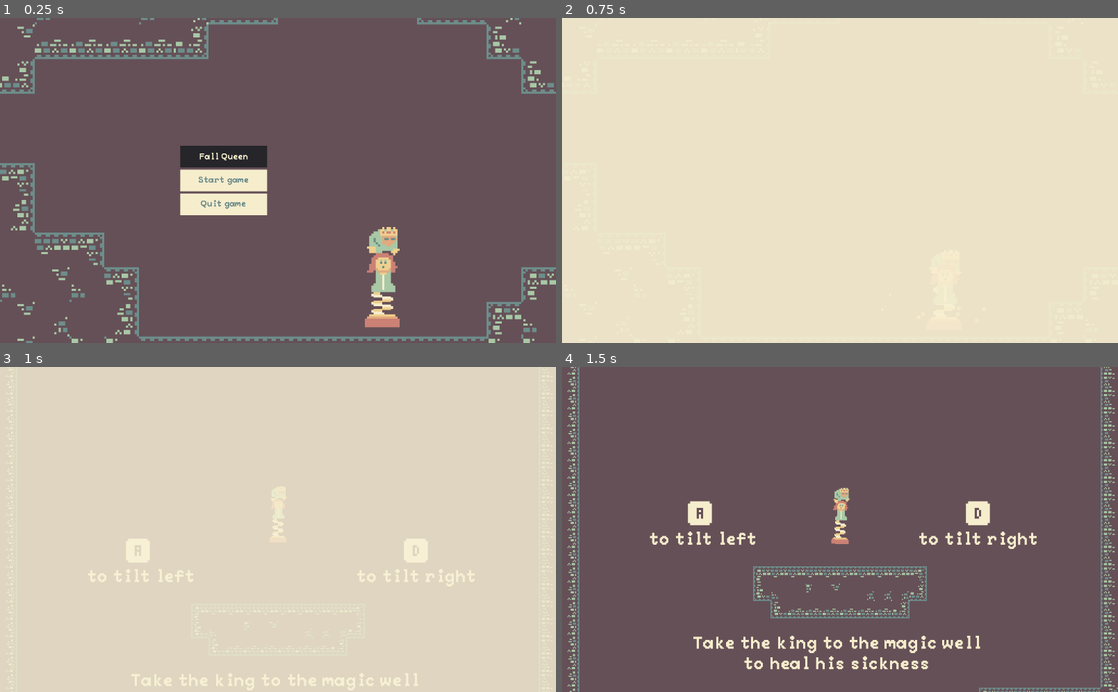
Above: before the commit, frames 1-4 (two rows, left to right).
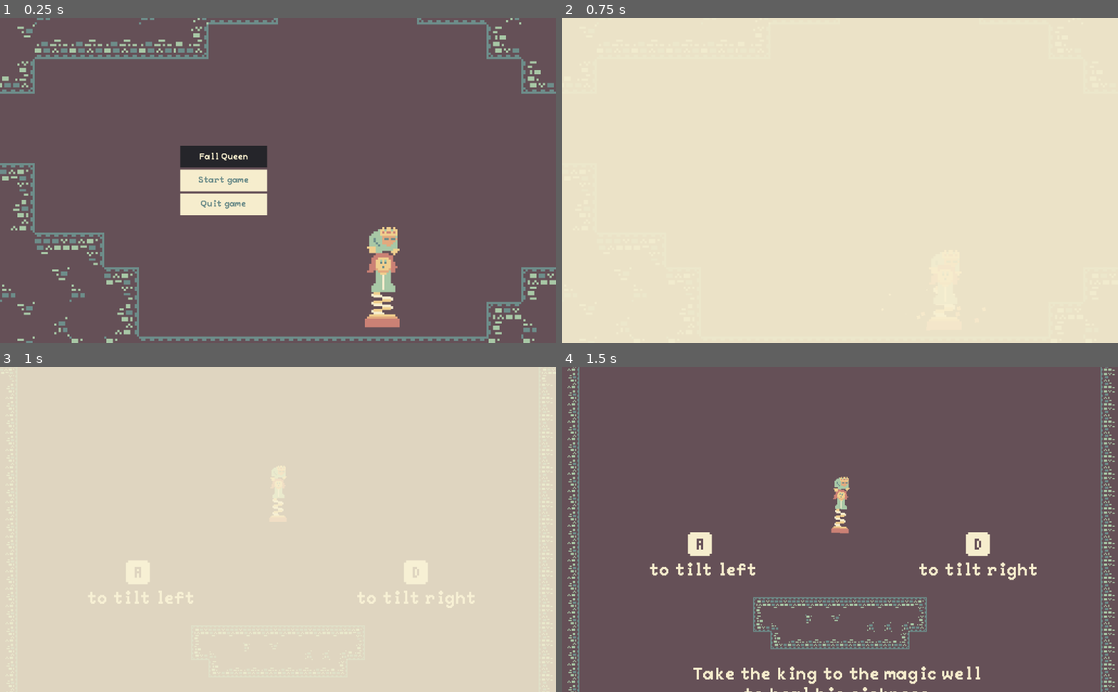
Above: after the commit, the same moments.

Repository: taiseiak/fall-queen
Game: Godot game, scene res://scenes/Main/Main.tscn
Same seed, same stepped clock (60 frames per second), same inputs: the game is played once before the commit and once after it.
Inputs:
- Up to frame 1 (0.25 s): no input
- Up to frame 2 (0.75 s): click "Start game" at 0.5 s
- Up to frame 3 (1 s): no input
- Up to frame 4 (1.5 s): hold D (right) from 1.28 s (still down)

Frames 1-2 are identical in both runs. In frame 3, 2.0% of the frame differs, in the area x 15-86%, y 43-100%; in frame 4, 8.8%, in the area x 1-100%, y 0-100%.

Commit message:
Clean up project and get it ready for export

Diff:
--- a/project.godot
+++ b/project.godot
@@ -34,6 +34,7 @@
 
 GameBodyEventBus="*res://scenes/autoloads/GameBodyEventBus.tscn"
 UiEventBus="*res://scenes/autoloads/UIEventBus.tscn"
+AudioPlayer="*res://scenes/autoloads/AudioPlayer.tscn"
 
 [debug]
 
--- a/resources/themes/fall_queen_theme.tres
+++ b/resources/themes/fall_queen_theme.tres
@@ -35,6 +35,13 @@
 Button/styles/hover = ExtResource( 3 )
 Button/styles/normal = ExtResource( 2 )
 Button/styles/pressed = SubResource( 3 )
+HSlider/icons/grabber = null
+HSlider/icons/grabber_disabled = null
+HSlider/icons/grabber_highlight = null
+HSlider/icons/tick = null
+HSlider/styles/grabber_area = null
+HSlider/styles/grabber_area_highlight = null
+HSlider/styles/slider = null
 Label/colors/font_color = Color( 0.964706, 0.929412, 0.803922, 1 )
 Label/colors/font_color_shadow = Color( 0, 0, 0, 0 )
 Label/colors/font_outline_modulate = Color( 0.658824, 0.784314, 0.65098, 1 )
--- a/scenes/Main/Main.gd
+++ b/scenes/Main/Main.gd
@@ -23,8 +23,9 @@
 
 
 func set_paused(new_value):
-	if has_node("World/GameStartLevel") != null:
-		$UI/GameStartUI.visible = paused
+	var game_start_ui = get_node_or_null("UI/GameStartUI")
+	if game_start_ui != null:
+		game_start_ui.visible = paused
 	paused = new_value
 	$UI/GameMenu.visible = paused
 	$UI/GameMenu.paused = paused
@@ -47,3 +48,4 @@
 	for child in $UI.get_children():
 		child.visible = false
 	$LevelManager.load_level("res://scenes/levels/Level.tscn")
+	$UI/GameStartUI.queue_free()
--- a/scenes/Main/Main.tscn
+++ b/scenes/Main/Main.tscn
@@ -30,5 +30,3 @@
 
 [node name="GameStartUI" parent="UI" instance=ExtResource( 6 )]
 layer = 3
-
-[node name="AudioStreamPlayer2D" type="AudioStreamPlayer2D" parent="."]
--- /dev/null
+++ b/scenes/autoloads/AudioPlayer.gd
@@ -0,0 +1,40 @@
+extends Node
+
+
+export(float, -80, -20) var music_sound_level: float = -20 setget set_music_sound_level
+export(float, -80, -10) var sound_sound_level: float = -20 setget set_sound_sound_level
+
+var play_music: bool = true setget set_play_music
+var play_sounds: bool = true
+
+
+func play_button_sound():
+	if play_sounds:
+		$Button.play()
+
+
+func play_bounce_sound():
+	if play_sounds:
+		$Bounce.play()
+
+
+func play_level_win_sound():
+	if play_sounds:
+		$LevelWin.play()
+
+
+func set_play_music(new_value: bool):
+	play_music = new_value
+	$Music.playing = new_value
+
+
+func set_music_sound_level(new_value: float):
+	music_sound_level = new_value
+	$Music.volume_db = new_value
+
+
+func set_sound_sound_level(new_value: float):
+	sound_sound_level = new_value
+	$Button.volume_db = new_value
+	$Bounce.volume_db = new_value
+	$LevelWin.volume_db = new_value
--- /dev/null
+++ b/scenes/autoloads/AudioPlayer.tscn
@@ -0,0 +1,29 @@
+[gd_scene load_steps=6 format=2]
+
+[ext_resource path="res://resources/audio/mixkit-game-ball-tap-2073.wav" type="AudioStream" id=1]
+[ext_resource path="res://scenes/autoloads/AudioPlayer.gd" type="Script" id=2]
+[ext_resource path="res://resources/audio/raining-ambient-calm-piano-music-loop-111521.mp3" type="AudioStream" id=3]
+[ext_resource path="res://resources/audio/mixkit-small-hit-in-a-game-2072.wav" type="AudioStream" id=4]
+[ext_resource path="res://resources/audio/mixkit-video-game-health-recharge-2837.wav" type="AudioStream" id=5]
+
+[node name="AudioPlayer" type="Node"]
+pause_mode = 2
+script = ExtResource( 2 )
+
+[node name="Button" type="AudioStreamPlayer" parent="."]
+stream = ExtResource( 1 )
+volume_db = -8.0
+
+[node name="Music" type="AudioStreamPlayer" parent="."]
+stream = ExtResource( 3 )
+volume_db = -20.0
+autoplay = true
+
+[node name="Bounce" type="AudioStreamPlayer" parent="."]
+stream = ExtResource( 4 )
+volume_db = -8.0
+pitch_scale = 1.8
+
+[node name="LevelWin" type="AudioStreamPlayer" parent="."]
+stream = ExtResource( 5 )
+volume_db = -15.0
--- a/scenes/control/Buttons/PauseGameButton/PauseGameButton.gd
+++ b/scenes/control/Buttons/PauseGameButton/PauseGameButton.gd
@@ -7,3 +7,4 @@
 
 func _on_pressed():
 	UiEventBus.emit_signal("toggle_pause")
+	AudioPlayer.play_button_sound()
--- a/scenes/control/Buttons/QuitGameButton/QuitGameButton.gd
+++ b/scenes/control/Buttons/QuitGameButton/QuitGameButton.gd
@@ -6,4 +6,5 @@
 
 
 func _on_pressed():
+	AudioPlayer.play_button_sound()
 	UiEventBus.emit_signal("quit_game")
--- a/scenes/control/Buttons/StartGameButton/StartGameButton.gd
+++ b/scenes/control/Buttons/StartGameButton/StartGameButton.gd
@@ -7,3 +7,4 @@
 
 func _on_pressed():
 	UiEventBus.emit_signal("start_game")
+	AudioPlayer.play_button_sound()
--- a/scenes/control/GameMenu/GameMenu.gd
+++ b/scenes/control/GameMenu/GameMenu.gd
@@ -2,6 +2,21 @@
 
 
 export var paused: bool = false setget set_paused
+
+onready var music_toggle = $CenterContainer/MarginContainer/VBoxContainer/HBoxContainer/MusicCheck \
+		as CheckButton
+onready var music_scroll = $CenterContainer/MarginContainer/VBoxContainer/HBoxContainer/CenterContainer/MusicScroll
+onready var sound_toggle = $CenterContainer/MarginContainer/VBoxContainer/HBoxContainer2/CheckButton\
+		as CheckButton
+onready var sound_scroll = $CenterContainer/MarginContainer/VBoxContainer/HBoxContainer2/CenterContainer/SoundScroll
+
+
+func _ready():
+	music_toggle.connect("toggled", self, "_on_music_toggle_toggled")
+	sound_toggle.connect("toggled", self, "_on_sound_toggle_toggled")
+
+	music_scroll.connect("value_changed", self, "_on_music_scroll_changed")
+	sound_scroll.connect("value_changed", self, "_on_sound_scroll_changed")
 
 
 func set_paused(new_value: bool):
@@ -10,3 +25,19 @@
 		$CenterContainer/MarginContainer/VBoxContainer/PauseGameButton.text = "Unpause"
 	else:
 		$CenterContainer/MarginContainer/VBoxContainer/PauseGameButton.text = "Pause"
+
+
+func _on_music_toggle_toggled(button_pressed):
+	AudioPlayer.play_music = button_pressed
+
+
+func _on_sound_toggle_toggled(button_pressed):
+	AudioPlayer.play_sounds = button_pressed
+
+
+func _on_music_scroll_changed(value):
+	AudioPlayer.music_sound_level = value
+
+
+func _on_sound_scroll_changed(value):
+	AudioPlayer.sound_sound_level = value
--- a/scenes/control/GameMenu/GameMenu.tscn
+++ b/scenes/control/GameMenu/GameMenu.tscn
@@ -14,14 +14,14 @@
 mouse_filter = 1
 
 [node name="MarginContainer" type="MarginContainer" parent="CenterContainer"]
-margin_left = 312.0
+margin_left = 296.0
 margin_top = 50.0
-margin_right = 712.0
+margin_right = 728.0
 margin_bottom = 550.0
 rect_min_size = Vector2( 400, 500 )
 
 [node name="VBoxContainer" type="VBoxContainer" parent="CenterContainer/MarginContainer"]
-margin_right = 400.0
+margin_right = 432.0
 margin_bottom = 500.0
 alignment = 1
 
@@ -31,9 +31,9 @@
 anchor_right = 0.0
 anchor_bottom = 0.0
 margin_left = 0.0
-margin_top = 208.0
-margin_right = 400.0
-margin_bottom = 248.0
+margin_top = 164.0
+margin_right = 432.0
+margin_bottom = 204.0
 rect_min_size = Vector2( 0, 40 )
 
 [node name="QuitGameButton" parent="CenterContainer/MarginContainer/VBoxContainer" instance=ExtResource( 2 )]
@@ -42,7 +42,83 @@
 anchor_right = 0.0
 anchor_bottom = 0.0
 margin_left = 0.0
+margin_top = 208.0
+margin_right = 432.0
+margin_bottom = 248.0
+rect_min_size = Vector2( 0, 40 )
+
+[node name="HBoxContainer" type="HBoxContainer" parent="CenterContainer/MarginContainer/VBoxContainer"]
 margin_top = 252.0
-margin_right = 400.0
+margin_right = 432.0
 margin_bottom = 292.0
 rect_min_size = Vector2( 0, 40 )
+alignment = 1
+
+[node name="Label" type="Label" parent="CenterContainer/MarginContainer/VBoxContainer/HBoxContainer"]
+margin_top = 12.0
+margin_right = 60.0
+margin_bottom = 28.0
+rect_min_size = Vector2( 60, 0 )
+text = "Music "
+align = 1
+valign = 1
+
+[node name="MusicCheck" type="CheckButton" parent="CenterContainer/MarginContainer/VBoxContainer/HBoxContainer"]
+margin_left = 64.0
+margin_right = 128.0
+margin_bottom = 40.0
+pressed = true
+
+[node name="CenterContainer" type="CenterContainer" parent="CenterContainer/MarginContainer/VBoxContainer/HBoxContainer"]
+margin_left = 132.0
+margin_right = 432.0
+margin_bottom = 40.0
+
+[node name="MusicScroll" type="HSlider" parent="CenterContainer/MarginContainer/VBoxContainer/HBoxContainer/CenterContainer"]
+margin_top = 12.0
+margin_right = 300.0
+margin_bottom = 28.0
+rect_min_size = Vector2( 300, 0 )
+min_value = -35.0
+max_value = -5.0
+step = 5.0
+value = -20.0
+tick_count = 10
+
+[node name="HBoxContainer2" type="HBoxContainer" parent="CenterContainer/MarginContainer/VBoxContainer"]
+margin_top = 296.0
+margin_right = 432.0
+margin_bottom = 336.0
+rect_min_size = Vector2( 0, 40 )
+alignment = 1
+
+[node name="Label" type="Label" parent="CenterContainer/MarginContainer/VBoxContainer/HBoxContainer2"]
+margin_top = 12.0
+margin_right = 60.0
+margin_bottom = 28.0
+rect_min_size = Vector2( 60, 0 )
+text = "Sound"
+align = 1
+valign = 1
+
+[node name="CheckButton" type="CheckButton" parent="CenterContainer/MarginContainer/VBoxContainer/HBoxContainer2"]
+margin_left = 64.0
+margin_right = 128.0
+margin_bottom = 40.0
+pressed = true
+
+[node name="CenterContainer" type="CenterContainer" parent="CenterContainer/MarginContainer/VBoxContainer/HBoxContainer2"]
+margin_left = 132.0
+margin_right = 432.0
+margin_bottom = 40.0
+
+[node name="SoundScroll" type="HSlider" parent="CenterContainer/MarginContainer/VBoxContainer/HBoxContainer2/CenterContainer"]
+margin_top = 12.0
+margin_right = 300.0
+margin_bottom = 28.0
+rect_min_size = Vector2( 300, 0 )
+min_value = -35.0
+max_value = -5.0
+step = 5.0
+value = -10.0
+tick_count = 10
--- a/scenes/game_objects/LevelWinArea2D/LevelWinArea2D.gd
+++ b/scenes/game_objects/LevelWinArea2D/LevelWinArea2D.gd
@@ -11,7 +11,9 @@
 
 func _on_body_entered(body: Node2D):
 	if not queen_died:
-		GameBodyEventBus.emit_signal("level_won", Vector2(body.global_position.x, global_position.y))
+		GameBodyEventBus.emit_signal("level_won",
+				Vector2(body.global_position.x, global_position.y))
+		AudioPlayer.play_level_win_sound()
 
 
 func _on_queen_died():
--- a/scenes/game_objects/Queen/Queen.gd
+++ b/scenes/game_objects/Queen/Queen.gd
@@ -49,6 +49,7 @@
 	else:
 		apply_central_impulse(direction_from_spring * max(50, spring_power * previous_velocity / push_damp_factor))
 	$AnimationPlayer.play_backwards("compress")
+	AudioPlayer.play_bounce_sound()
 
 
 func _on_level_won(win_position):
--- a/scenes/game_objects/Queen/Queen.tscn
+++ b/scenes/game_objects/Queen/Queen.tscn
@@ -100,5 +100,3 @@
 [node name="CollisionShape2D" type="CollisionShape2D" parent="GameOverArea"]
 position = Vector2( 0, -6 )
 shape = SubResource( 2 )
-
-[node name="AudioStreamPlayer" type="AudioStreamPlayer" parent="."]
--- a/scenes/levels/Level.tscn
+++ b/scenes/levels/Level.tscn
@@ -88,7 +88,7 @@
 tile_data = PoolIntArray( -983058, 1, 0, -983057, 1, 1, -983056, 1, 2, -1048561, 1, 0, -1048560, 1, 1, -1048559, 1, 1,  …(39235 unchanged characters)…
 
 [node name="Queen" parent="." instance=ExtResource( 2 )]
-position = Vector2( 0, -80 )
+position = Vector2( 0, -119 )
 
 [node name="OutOfBounds" type="Node2D" parent="."]
 
Not shown, added: resources/audio/raining-ambient-calm-piano-music-loop-111521.mp3.import
Not shown, added: resources/audio/raining-ambient-calm-piano-music-loop-111521.mp3
